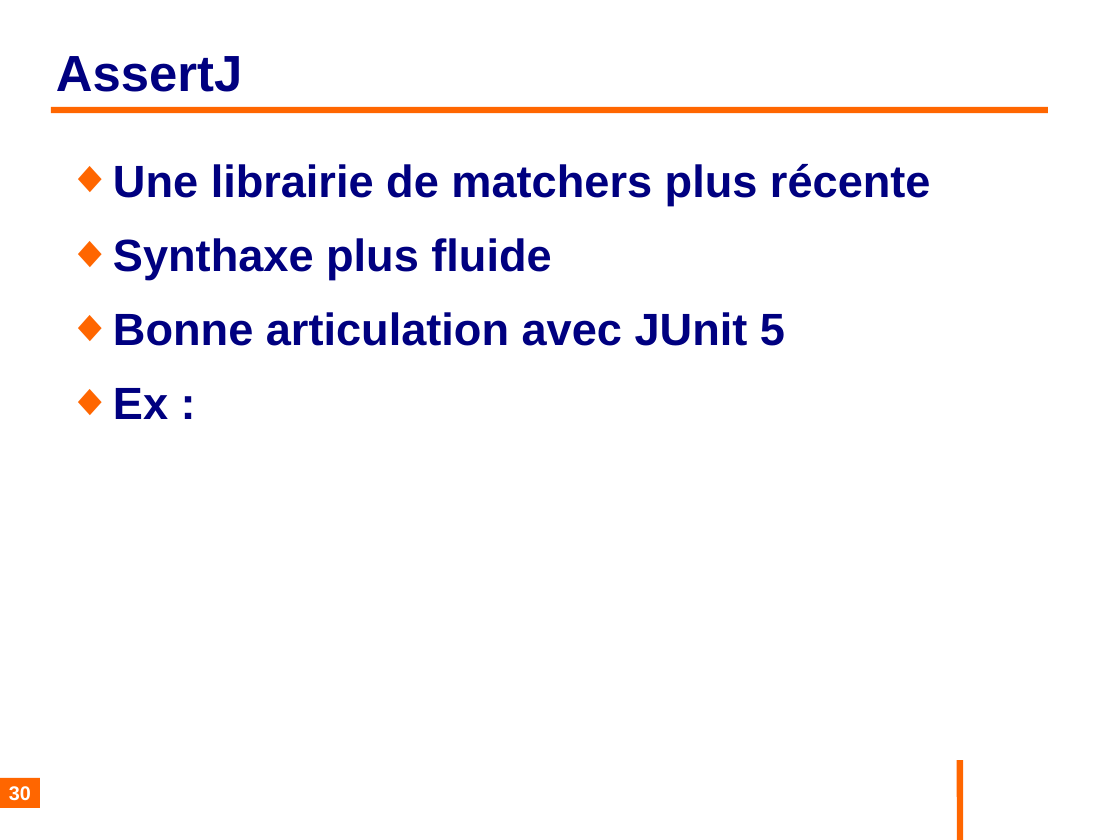
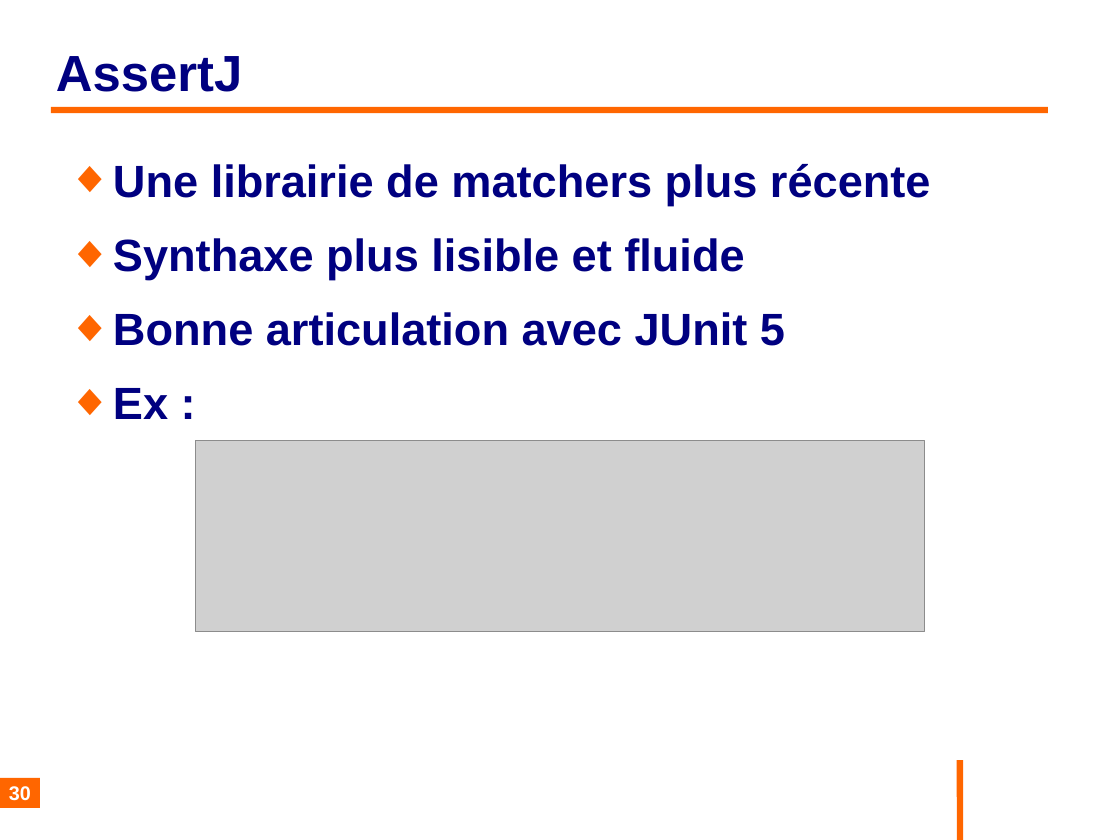
Before and after one commit to philphils/tests-unitaires-et-moins-unitaires, a slide deck: slide 30 of tests-unitaires-cours/nouveauDiapo/diapo_tests_unitaires.odp. Drawn at 1120x840 pixels with LibreOffice and Linux fonts; fonts in the diff are those of the drawing; grey boxes stand for pictures; background and template pictures are left out. Boxes give left, top, right and bottom in pixels: in the first picture for what was removed or moved away, otherwise in the second. Text is boxed around its words. In the diff, an @@ line names an element or a change of style, - is before the commit and + after.

Commit message:
AssertJ

```diff
--- a/tests-unitaires-cours/nouveauDiapo/diapo_tests_unitaires.odp
+++ b/tests-unitaires-cours/nouveauDiapo/diapo_tests_unitaires.odp
@@ text at (113,238,744,280): text changed @@
-◆ Synthaxe plus fluide
+◆ Synthaxe plus lisible et fluide
@@ picture added at (195,440,925,632) @@
```
